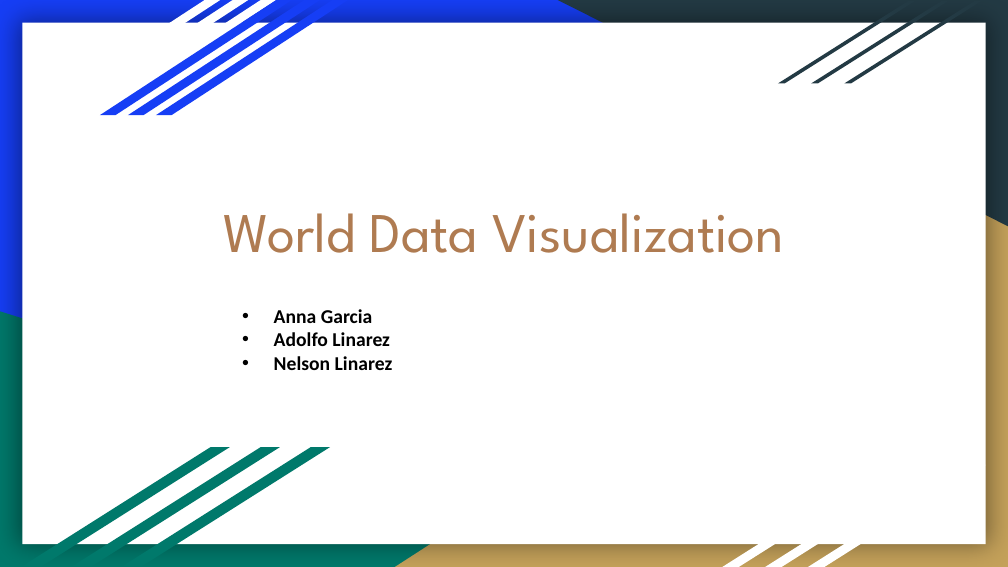
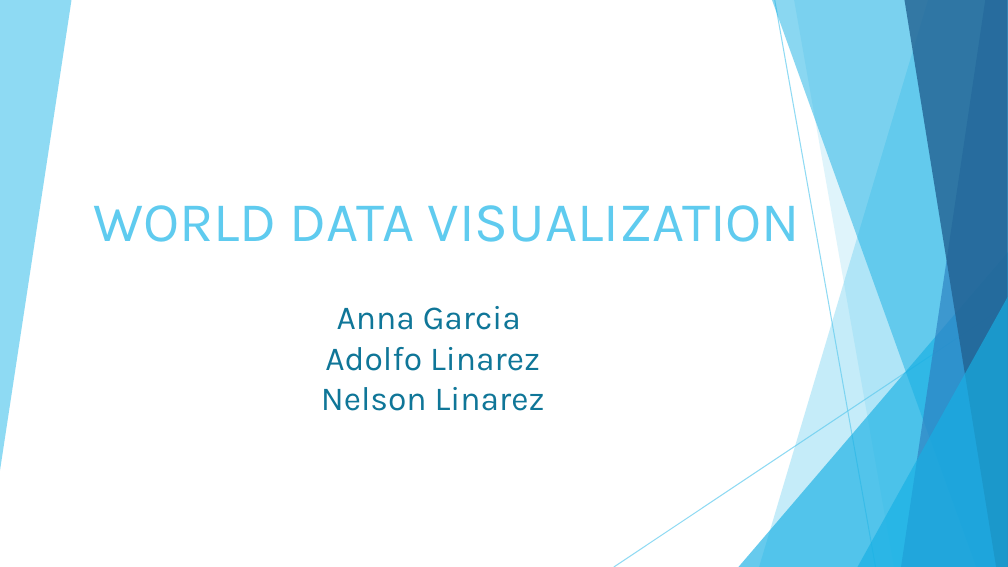
Before and after one commit to nelsonalb/World_Population-Project-3, a slide deck: slide 1 of Project 3- World Data Population.pptx. Drawn at 1008x567 pixels with LibreOffice and Linux fonts; fonts in the diff are those of the drawing. Boxes give left, top, right and bottom in pixels: in the first picture for what was removed or moved away, otherwise in the second. Text is boxed around its words. In the diff, an @@ line names an element or a change of style, - is before the commit and + after.

```diff
--- a/Project 3- World Data Population.pptx
+++ b/Project 3- World Data Population.pptx
@@ background #163EF5 to #FFFFFF @@
@@ rectangle removed at (x1=22, y1=23, x2=986, y2=544) @@
@@ parallelogram removed at (x1=28, y1=0, x2=220, y2=115) @@
@@ parallelogram removed at (x1=56, y1=0, x2=248, y2=115) @@
@@ parallelogram removed at (x1=85, y1=0, x2=276, y2=115) @@
@@ parallelogram removed at (x1=100, y1=0, x2=291, y2=115) @@
@@ parallelogram removed at (x1=128, y1=0, x2=320, y2=115) @@
@@ parallelogram removed at (x1=156, y1=0, x2=348, y2=115) @@
@@ right triangle removed at (x1=557, y1=0, x2=1008, y2=226) @@
@@ parallelogram removed at (x1=778, y1=1, x2=916, y2=84) @@
@@ parallelogram removed at (x1=811, y1=1, x2=950, y2=84) @@
@@ parallelogram removed at (x1=845, y1=1, x2=983, y2=84) @@
@@ right triangle removed at (x1=395, y1=171, x2=1008, y2=567) @@
@@ title at (x1=93, y1=205, x2=800, y2=242): text changed; font League Spartan to Karla; text colour #AF7B51 to #5FCBEF @@
-World Data Visualization
+WORLD DATA VISUALIZATION
@@ text "Anna Garcia" moved from (x1=274, y1=309, x2=393, y2=370) to (x1=321, y1=306, x2=545, y2=411) @@
@@ text "Anna Garcia" at (x1=321, y1=306, x2=545, y2=411): size 14 to 24 pt, font Calibri to Karla, text colour #000000 to #0F7698, bold off; alignment left to centre; bullet • to none @@
@@ group added at (x1=0, y1=0, x2=1008, y2=567): 6 freeform shapes, 2 lines, 2 triangles @@
@@ right triangle removed at (x1=0, y1=311, x2=812, y2=567) @@
@@ parallelogram removed at (x1=22, y1=448, x2=230, y2=566) @@
@@ parallelogram removed at (x1=72, y1=448, x2=279, y2=566) @@
@@ parallelogram removed at (x1=122, y1=448, x2=330, y2=566) @@
@@ parallelogram removed at (x1=723, y1=465, x2=900, y2=566) @@
@@ parallelogram removed at (x1=765, y1=465, x2=942, y2=566) @@
@@ parallelogram removed at (x1=808, y1=465, x2=986, y2=566) @@
```
Also in this commit, not shown: 6 other slides changed, 1 slide added, 1 slide removed.
